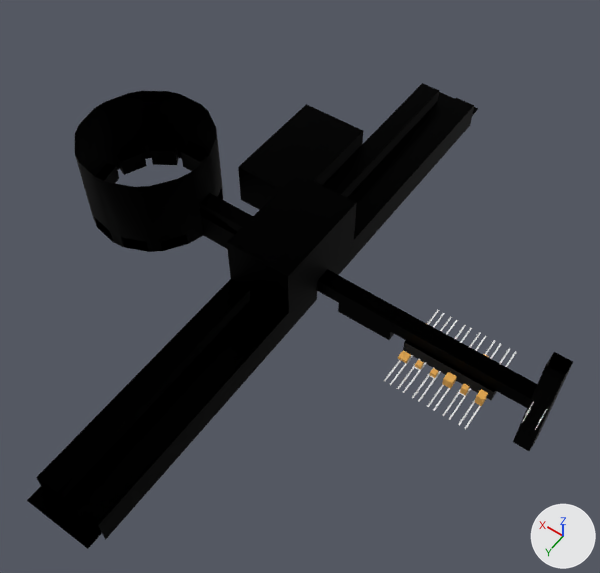
The FBX model Assets/Models/Places/base corridors.fbx, before and after one commit.
Rendered twice from a 50 mm camera at (-36.0, 273.0, 408.0) aimed at (151.0, 10.0, -5.0). Every picture has the same lights, and +X, +Y and +Z are marked at lower right. Where no turn or scale is listed for an object, it has been applied to the vertices. Vertices at the same position are counted once.

Before the edit, the objects in view are built like this:
```python
me_base_corridors_001 = bpy.data.meshes.new('Base corridors.001')
me_base_corridors_001.from_pydata(...)  # 248 vertices, 224 faces; spans x -15.0..182.0, y -200.0..210.0, z -39.0..45.0
# faces by material slot: [221, 3]
me_base_corridors_001.materials.append(mat_tube)  # black #000000
me_base_corridors_001.materials.append(mat_black)  # black #000000
me_base_corridors_002 = bpy.data.meshes.new('Base corridors.002')
me_base_corridors_002.from_pydata(...)  # 169 vertices, 146 faces; spans x 182.0..320.0, y -108.0..50.0, z -8.0..52.0
me_base_corridors_002.materials.append(mat_tube)  # black #000000
ob_base_corridors_1 = bpy.data.objects.new('Base corridors 1', me_base_corridors_002)
ob_base_corridors_1.location = (0.0, 0.0, 0.0)
ob_base_corridors_2 = bpy.data.objects.new('Base corridors 2', me_base_corridors_001)
ob_base_corridors_2.location = (0.0, 0.0, 0.0)
```
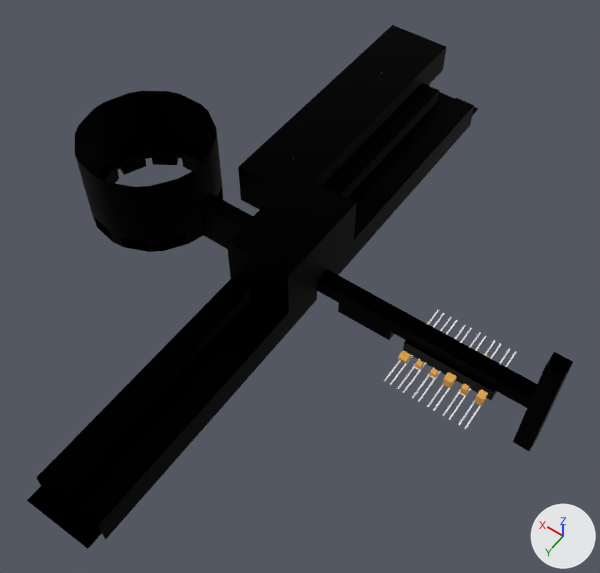
Changed parts and their boxes [x1, y1, x2, y2] in the pictures (600 x 573 px):
```json
{"object": "Base corridors 1", "change": "reshaped", "before": [75, 91, 363, 252], "after": [75, 25, 447, 252], "on screen": "29% wider, 41% taller"}
{"part": 1, "of": "me_base_corridors_002", "change": "built on", "before": [199, 104, 363, 249], "after": [199, 25, 447, 249]}
```

Edits to the scene script, one JSON object a line:
```json
{"block": "me_base_corridors_002", "where": "# used by ob_base_corridors_1; location = (0.0, 0.0, 0.0)"}
{"op": "remove", "block": "me_base_corridors_002", "code": "me_base_corridors_002.from_pydata(...)  # 169 vertices, 146 faces; spans x 182.0..320.0, y -108.0..50.0, z -8.0..52.0"}
{"op": "add", "block": "me_base_corridors_002", "code": "me_base_corridors_002.from_pydata(...)  # 302 vertices, 283 faces; spans x 182.0..320.0, y -224.0..50.0, z -8.0..52.0"}
{"block": "me_base_corridors_002", "change": "me_base_corridors_002 part 1: 20 vertices removed from x 182.0..230.0, y -108.0..10.0, z -8.0..23.0; 153 vertices added at x 182.0..230.0, y -224.0..10.0, z -8.0..23.0"}
```
